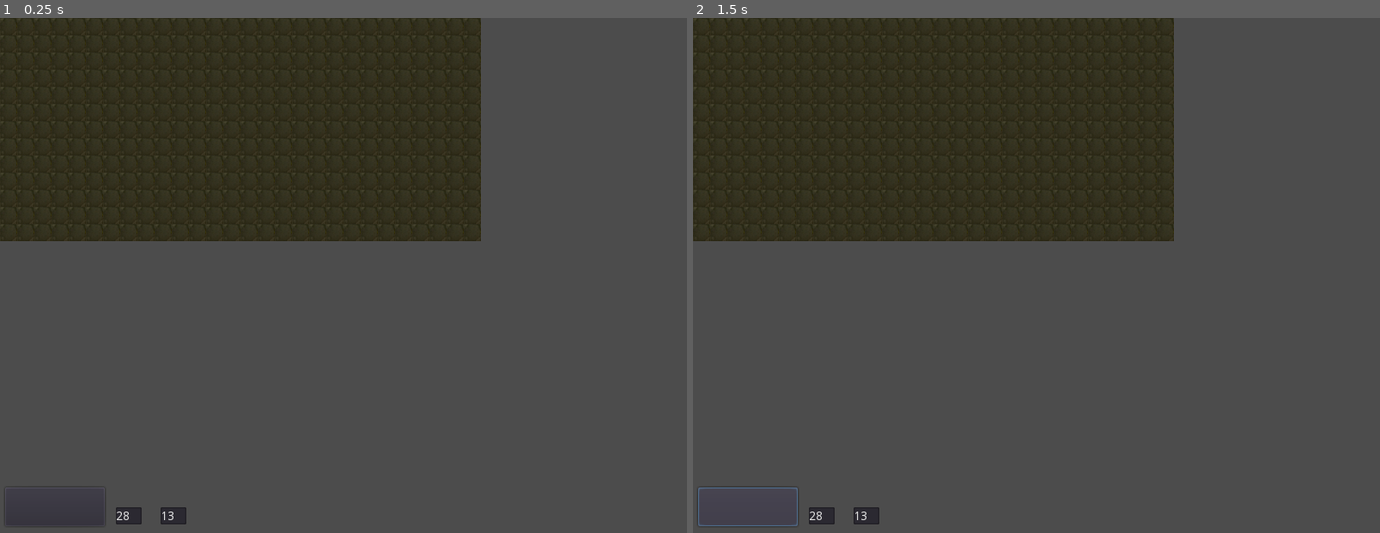
Above: before the commit, frames 1-2 (left to right).
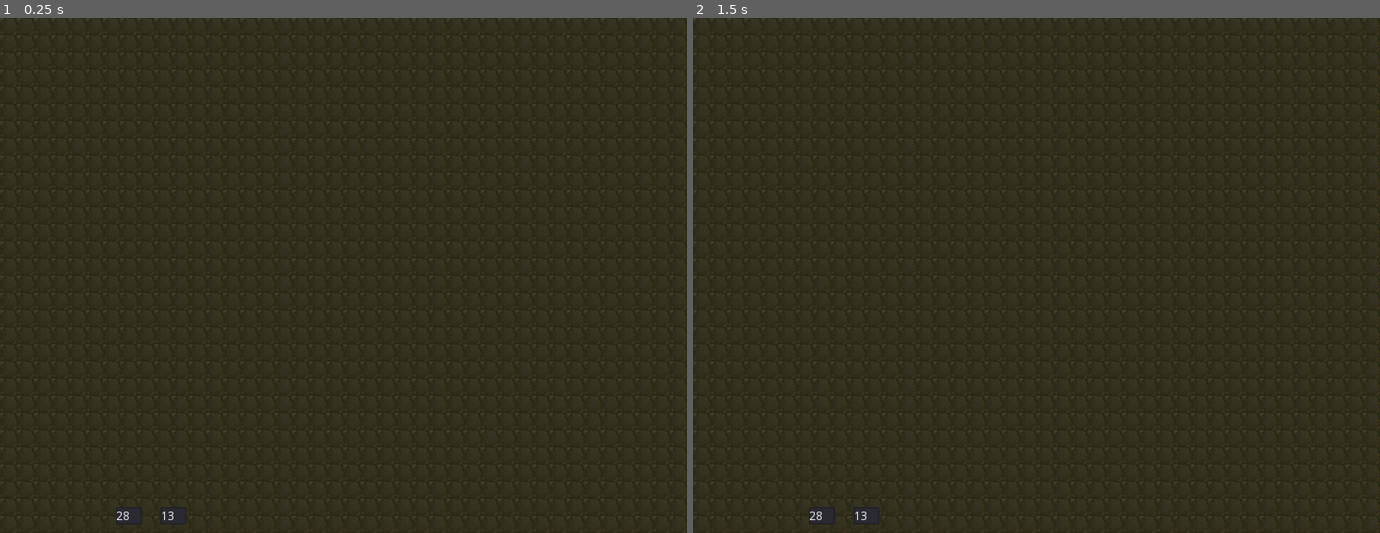
Above: after the commit, the same moments.

Repository: tbs1-bo/flipflapflop
Game: Godot game, scene res://Main.tscn
Same seed, same stepped clock (60 frames per second), same inputs: the game is played once before the commit and once after it.
Inputs (mouse positions are in pixels of both pictures, inside the frame that each line leads up to):
- Up to frame 1 (0.25 s): no input
- Up to frame 2 (1.5 s): click (747, 507) at 0.5 s; click (747, 507) at 1.25 s

The runs differ from the first frame. In frame 1, 69% of the frame differs, in the area x 0-100%, y 0-100%; in frame 2, 69%.

Commit message:
size updated automatically.

Diff:
--- a/godot_emu/Map.gd
+++ b/godot_emu/Map.gd
@@ -12,7 +12,9 @@
 # Called when the node enters the scene tree for the first time.
 func _ready():
 	tilemap = get_node("TileMap")
-	update_width_height()
+	var screen_size = get_viewport_rect().size
+	width = screen_size.x / tilemap.cell_size.x
+	height = screen_size.y / tilemap.cell_size.y
 	clear_display()
 
 	print("listening on port ", PORT)
@@ -57,17 +59,3 @@
 		print("x ", x, " cell ", cell,
 		      " type ", typeof(tilemap), " invalid ", cell == TileMap.INVALID_CELL)
 		tilemap.set_cell(x, 2, cell)
-
-func _on_teWidth_text_changed():
-	update_width_height()
-
-func _on_teHeight_text_changed():
-	update_width_height()
-
-func update_width_height():
-	print("updating width and height")
-	var tHeight = get_node("teHeight").text
-	height = int(tHeight)
-	var tWidth = get_node("teWidth").text
-	width = int(tWidth)
-	print(width, " ", height)
